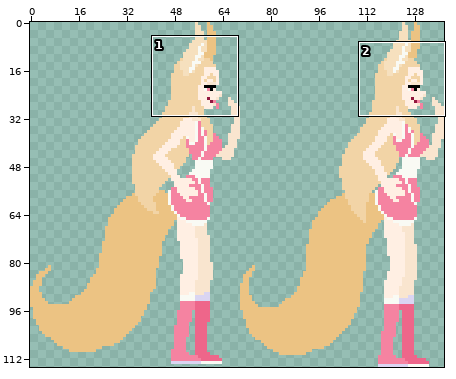
A sprite sheet gets an edit: assets/sprites/Fallacia.png. Above, an overview of the earlier version with the close-up marked.
Close-up. The starting point:
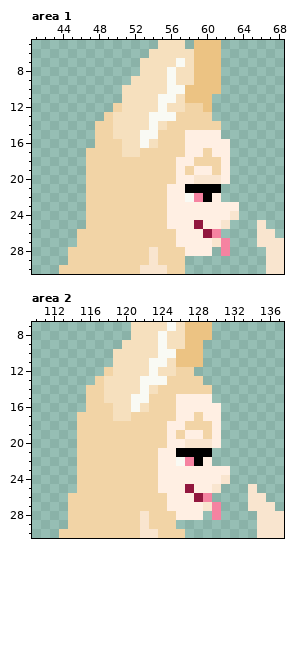
The file is 138x115 pixels. Shown: area 1: x 41..68, y 5..30; area 2: x 110..137, y 7..30.
The result:
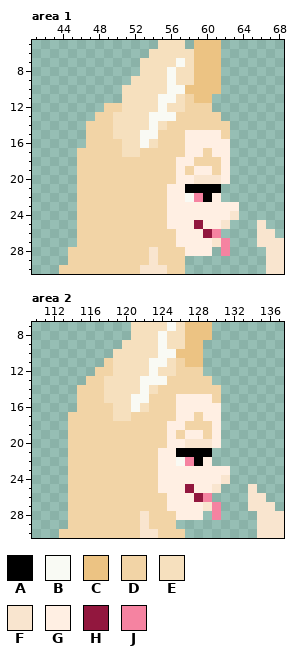
Palette (. is transparent): A #000000  B #f9faf4  C #ecc383  D #f2d4a6  E #f6e0be  F #f9e5cf  G #ffefe3  H #92173e  J #f583a1
Change:
Area 1:
Colour D is added in row 12 at x 49; in row 13 at x 48 and 61; in rows 14 to 15 at x 47 and 62; in row 16 at x 47; in rows 17 to 25 at x 46.
Colour D replaces colour C in row 11 at x 58; in row 12 at x 60.
Area 2:
Colour D is added in row 11 at x 118; in row 12 at x 117 and 128; in row 13 at x 116 and 129; in rows 14 to 15 at x 115 and 130; in row 16 at x 115; in rows 17 to 25 at x 114.
Colour D replaces colour C in row 11 at x 126.
Pixel boxes of the changes (left, top, right, bottom) in both close-ups:
changed: (185, 94, 230, 139)
added: (77, 103, 113, 229)
added: (68, 358, 113, 493)
changed: (176, 358, 221, 403)
